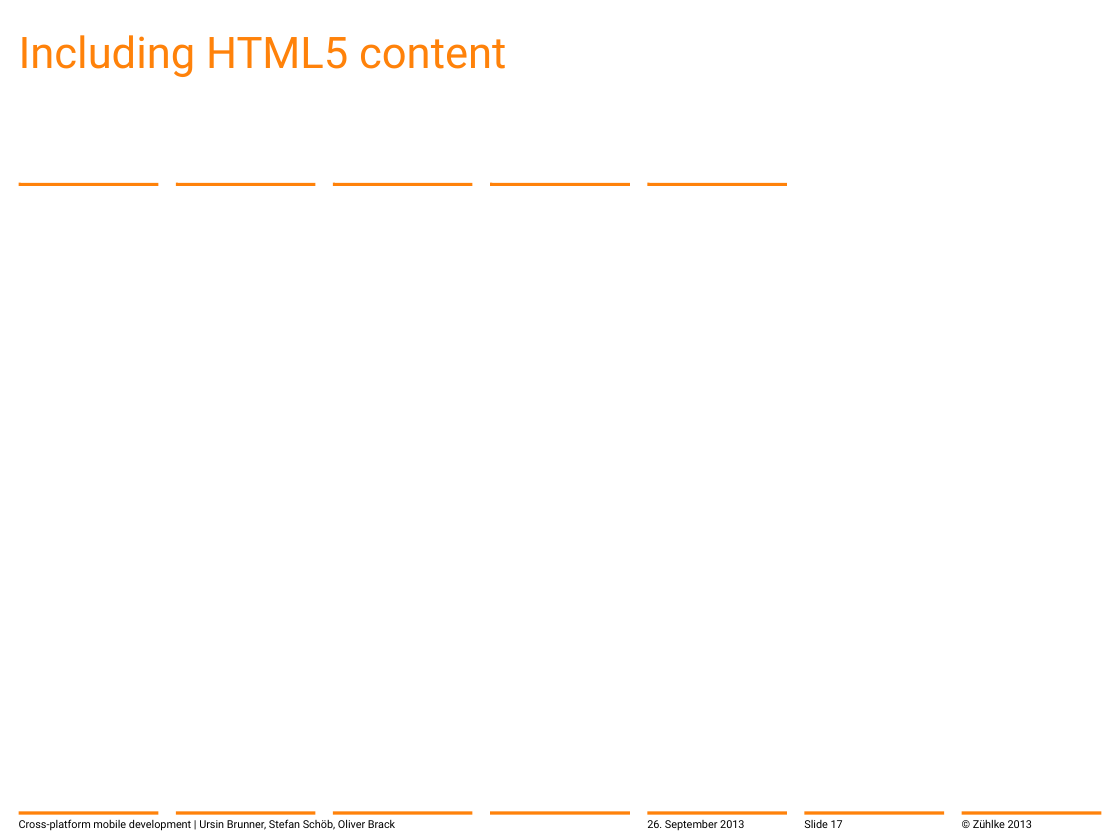
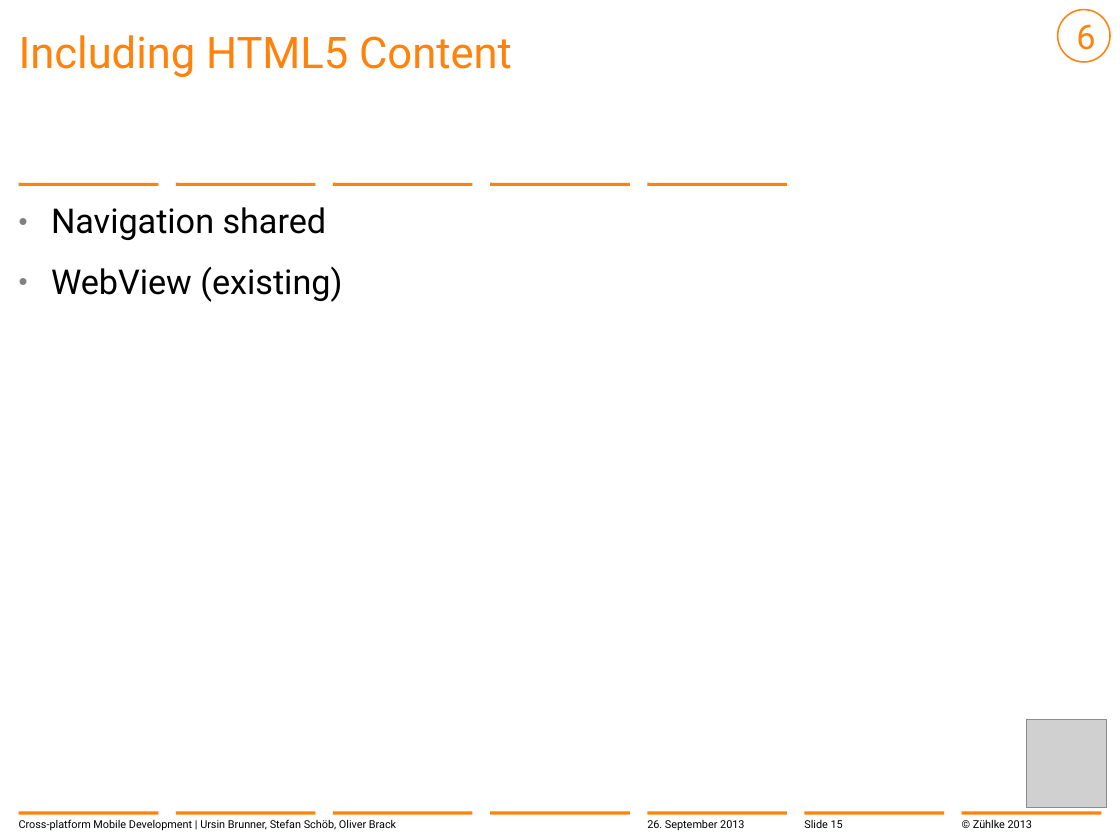
Before and after one commit to brunnurs/zxm, a slide deck: slide 15 of docs/13-09-26 Cross-platform mobile development with C#.pptx (slide 17 before the commit). Drawn at 1120x840 pixels with LibreOffice and Linux fonts; fonts in the diff are those of the drawing; grey boxes stand for pictures; background and template pictures are left out. Boxes give left, top, right and bottom in pixels: in the first picture for what was removed or moved away, otherwise in the second. Text is boxed around its words. In the diff, an @@ line names an element or a change of style, - is before the commit and + after.

```diff
--- a/docs/13-09-26 Cross-platform mobile development with C#.pptx
+++ b/docs/13-09-26 Cross-platform mobile development with C#.pptx
@@ ellipse added at [1057,10,1110,63], outline #FF820A 1 pt, 22 pt, text #FF820A @@
+6
@@ title at [19,35,512,77]: text changed @@
-Including HTML5 content
+Including HTML5 Content
@@ text added at [51,207,342,302], 22 pt, text #000000 @@
+  • Navigation shared
+  • WebView (existing)
@@ picture added at [1026,719,1107,808] @@
@@ text at [19,819,396,831]: text changed @@
-Cross-platform mobile development | Ursin Brunner, Stefan Schöb, Oliver Brack
+Cross-platform Mobile Development | Ursin Brunner, Stefan Schöb, Oliver Brack
@@ page number at [804,820,843,828]: text changed @@
-Slide 17
+Slide 15
```
Also in this commit, not shown: 24 other slides changed, 1 slide added.
